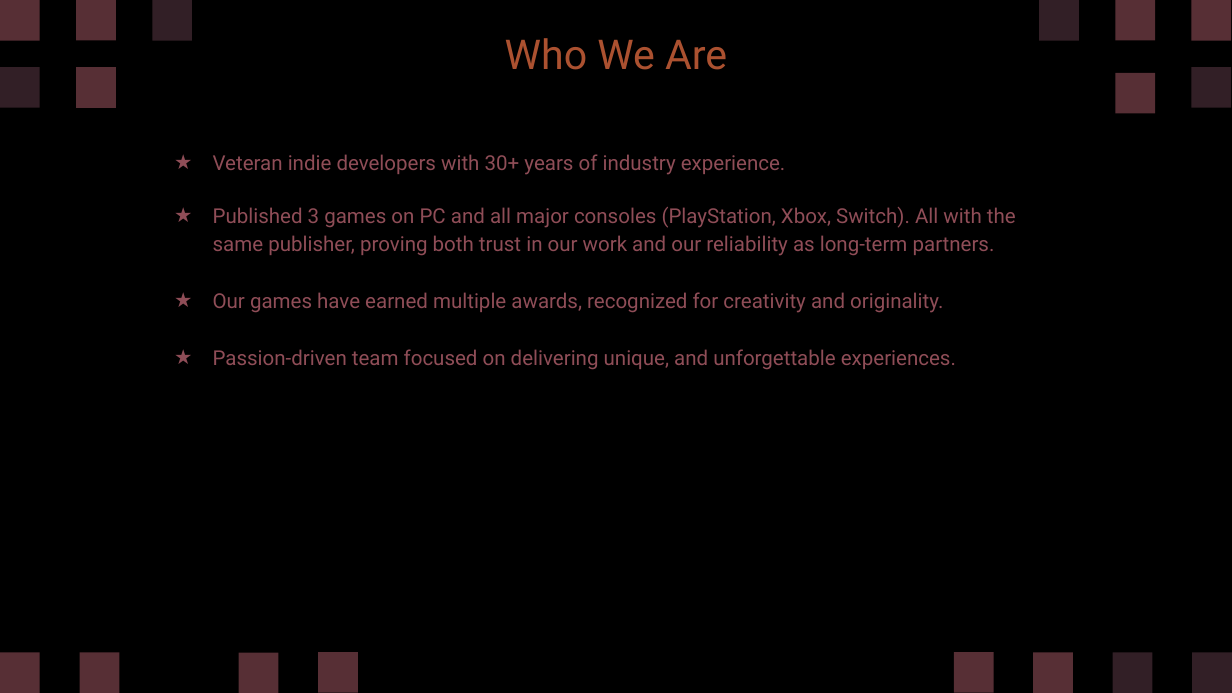
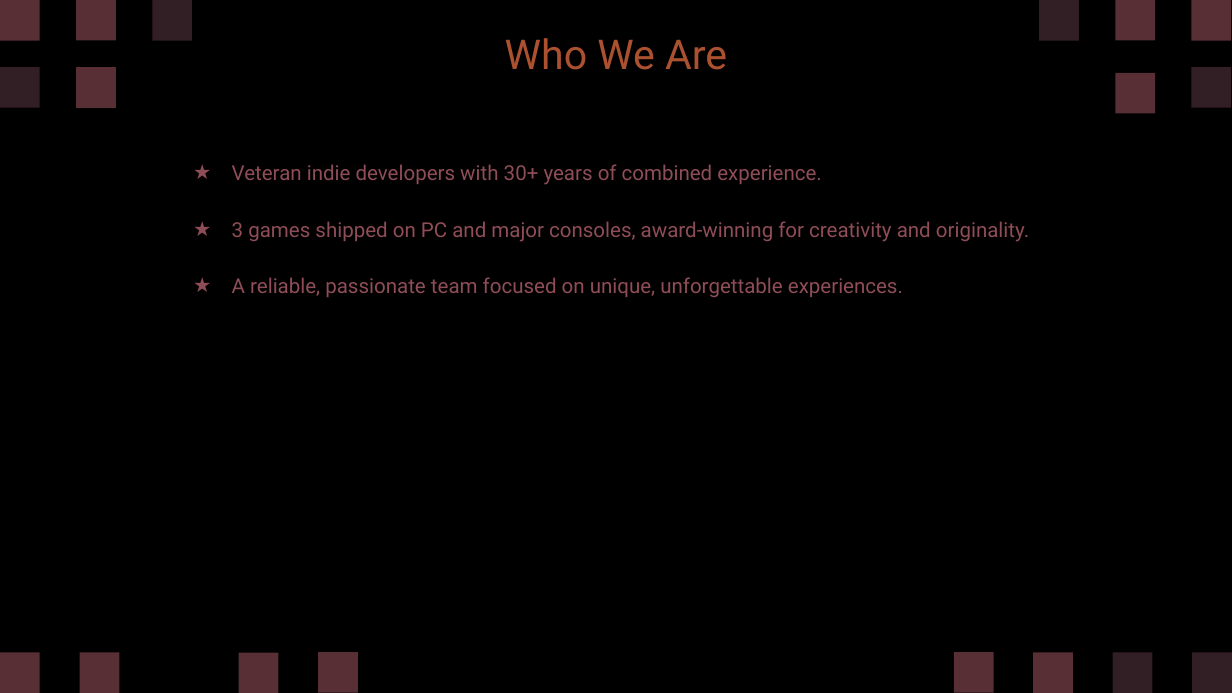
Before and after one commit to diegohcanepa/Remizione, a slide deck: slide 16 of Pitch Deck.pptx (slide 28 before the commit). Drawn at 1232x693 pixels with LibreOffice and Linux fonts; fonts in the diff are those of the drawing. Boxes give left, top, right and bottom in pixels: in the first picture for what was removed or moved away, otherwise in the second. Text is boxed around its words. In the diff, an @@ line names an element or a change of style, - is before the commit and + after.

```diff
--- a/Pitch Deck.pptx
+++ b/Pitch Deck.pptx
@@ subtitle at (x1=232, y1=164, x2=1029, y2=297): text changed @@
-★ Veteran indie developers with 30+ years of industry experience.
-★ Published 3 games on PC and all major consoles (PlayStation, Xbox, Switch). All with the same publisher, proving both trust in our work and our reliability as long-term partners.
-★ Our games have earned multiple awards, recognized for creativity and originality.
-★ Passion-driven team focused on delivering unique, and unforgettable experiences.
+★ Veteran indie developers with 30+ years of combined experience.
+★ 3 games shipped on PC and major consoles, award-winning for creativity and originality.
+★ A reliable, passionate team focused on unique, unforgettable experiences.
```
Also in this commit, not shown: 7 other slides changed, 3 slides added, 15 slides removed, 1 other file.
